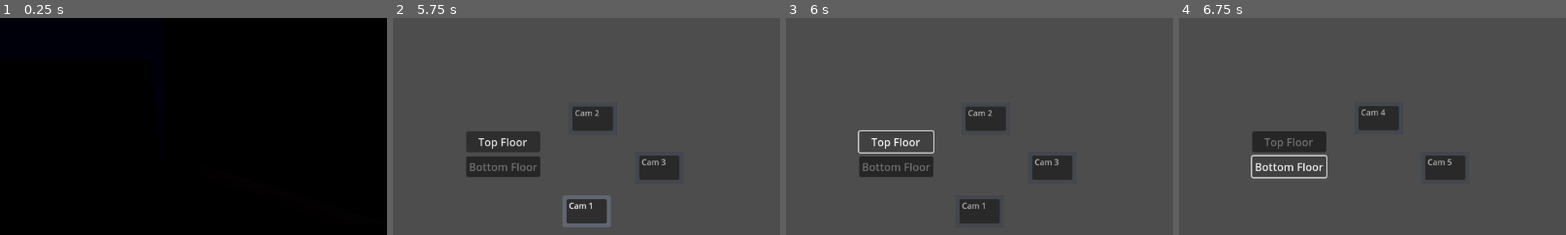
Above: before the commit, frames 1-4 (left to right).
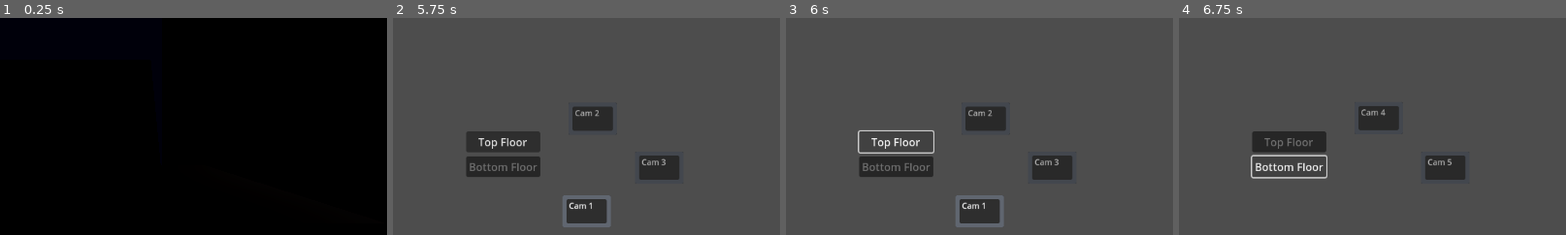
Above: after the commit, the same moments.

Repository: ConnerF6/capstone-2026-Conner-Thalassic_Depths
Game: Godot game, scene res://Scenes/Game.tscn
Two runs of this game, one before a commit and one after it. Both use one fixed random seed, a clock stepped at 60 frames per second and the inputs below. This scene is started directly instead of the project's main scene.
Inputs (mouse positions are % of the whole screen's width and height, from its top left):
- Up to frame 1 (0.25 s): no input
- Up to frame 2 (5.75 s): tap Enter at 0.5, 2, 3.5 s; move the mouse to (72, 45) at 0.52 s; click (72, 45) at 0.67 s; tap Space at 1.25, 2.75, 4.25 s; move the mouse to (30, 55) at 1.27 s; click (30, 55) at 1.42 s; move the mouse to (60, 28) at 2.02 s; click (60, 28) at 2.17 s; move the mouse to (45, 70) at 2.77 s; click (45, 70) at 2.92 s; move the mouse to (80, 65) at 3.52 s; click (80, 65) at 3.67 s; move the mouse to (20, 35) at 4.27 s; click (20, 35) at 4.42 s; move the mouse to (55, 50) at 5.02 s; click (55, 50) at 5.17 s
- Up to frame 3 (6 s): click "Top Floor" at 5.75 s
- Up to frame 4 (6.75 s): click "Bottom Floor" at 6.5 s
The pictures show only the part of the screen within x 44-94%, y 28-78%; the shares and areas given below are measured in that part.

Frames 1-2 are identical in both runs. In frame 3, 0.7% of the frame differs, in the area x 43-57%, y 81-97%; in frame 4, nothing differs.

Commit message:
update camera floor buttons

Diff:
--- a/thalassic-depths/Scripts/CameraUI.gd
+++ b/thalassic-depths/Scripts/CameraUI.gd
@@ -44,9 +44,6 @@
 	current_floor = new_floor
 	top_btn.modulate = Color.WHITE if new_floor == "top" else Color(0.5, 0.5, 0.5)
 	bottom_btn.modulate = Color.WHITE if new_floor == "bottom" else Color(0.5, 0.5, 0.5)
-	if active_camera:
-		active_camera.deactivate()
-		active_camera = null
 	for btn in cam_list.get_children():
 		btn.visible = (btn.floor_group == new_floor)
 	_update_button_indicators()
